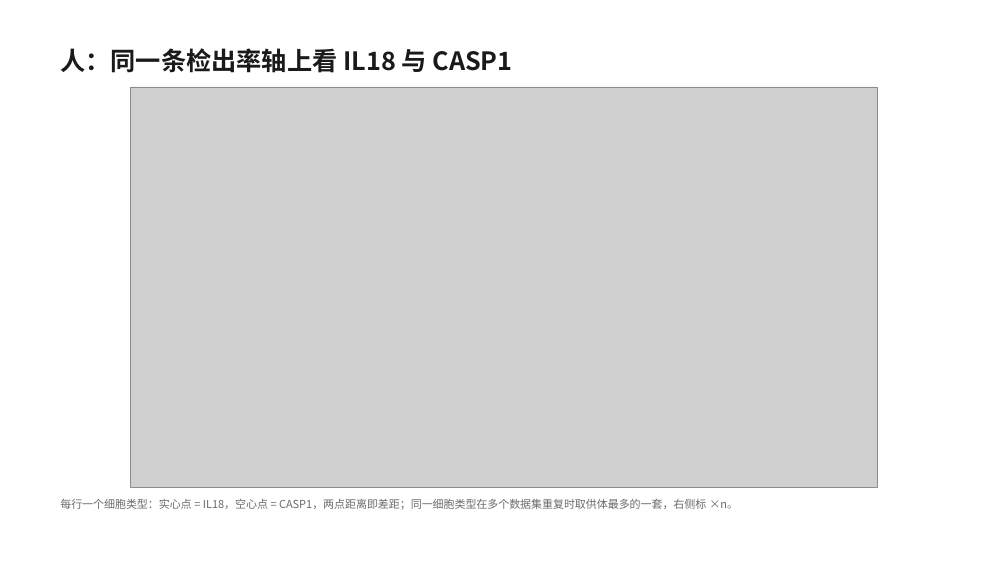
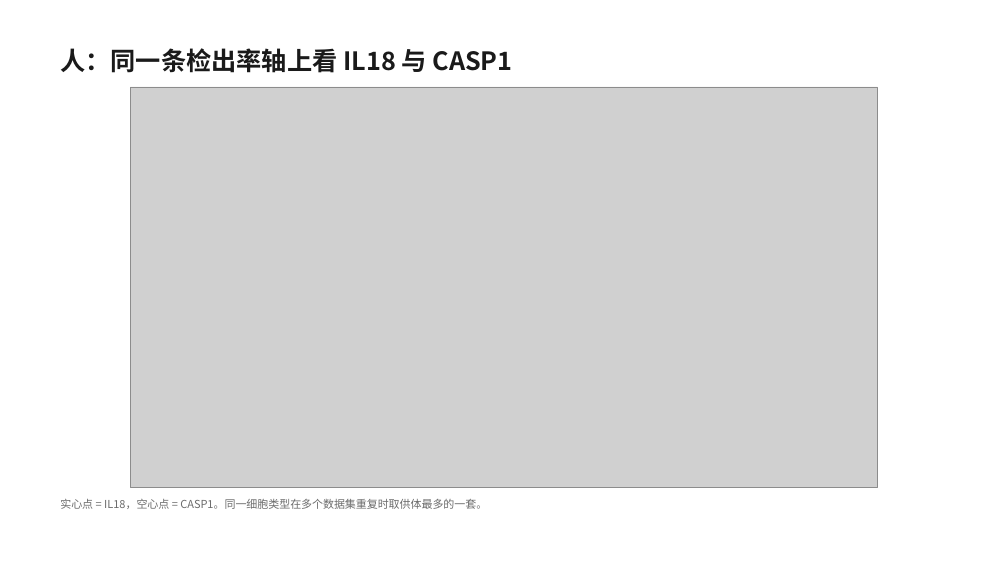
Before and after one commit to 7c96bzczcj-prog/aaa, a slide deck: slide 2 of il18_casp5organ/IL18_CASP_五器官筛选.pptx. Drawn at 1008x567 pixels with LibreOffice and Linux fonts; fonts in the diff are those of the drawing; grey boxes stand for pictures. Boxes give left, top, right and bottom in pixels: in the first picture for what was removed or moved away, otherwise in the second. Text is boxed around its words. In the diff, an @@ line names an element or a change of style, - is before the commit and + after.

```diff
--- a/il18_casp5organ/IL18_CASP_五器官筛选.pptx
+++ b/il18_casp5organ/IL18_CASP_五器官筛选.pptx
@@ text at box(60, 499, 487, 509): text changed @@
-每行一个细胞类型：实心点 = IL18，空心点 = CASP1，两点距离即差距；同一细胞类型在多个数据集重复时取供体最多的一套，右侧标 ×n。
+实心点 = IL18，空心点 = CASP1。同一细胞类型在多个数据集重复时取供体最多的一套。
```
Also in this commit, not shown: 11 other slides changed, 1 slide added, 2 slides removed, 13 other files.
